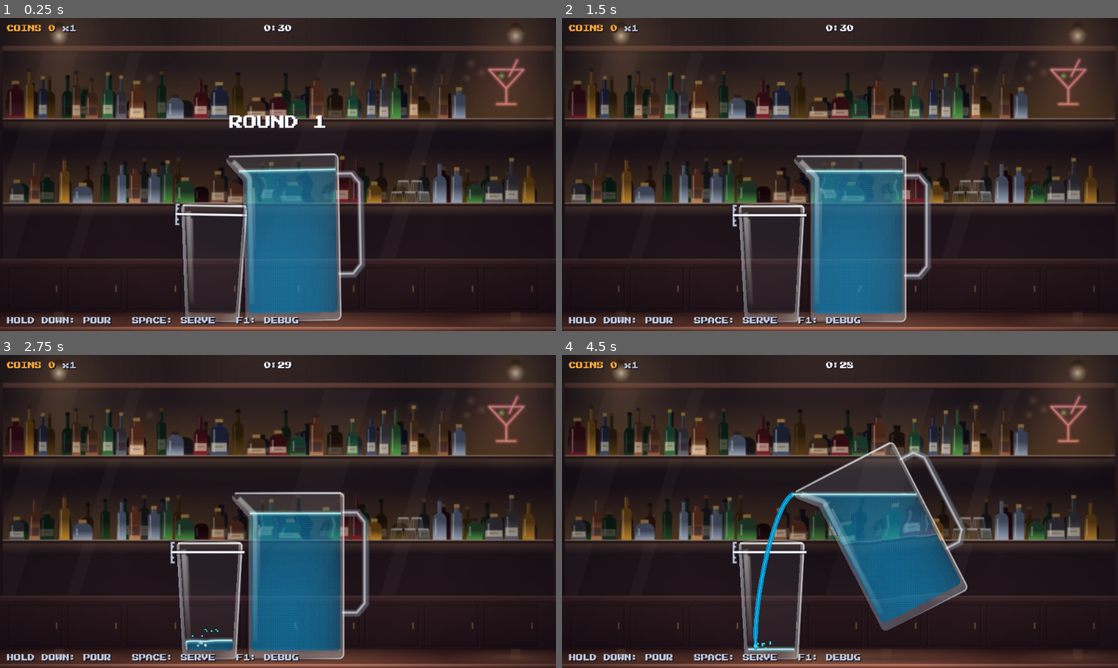
Above: before the commit, frames 1-4 (two rows, left to right).
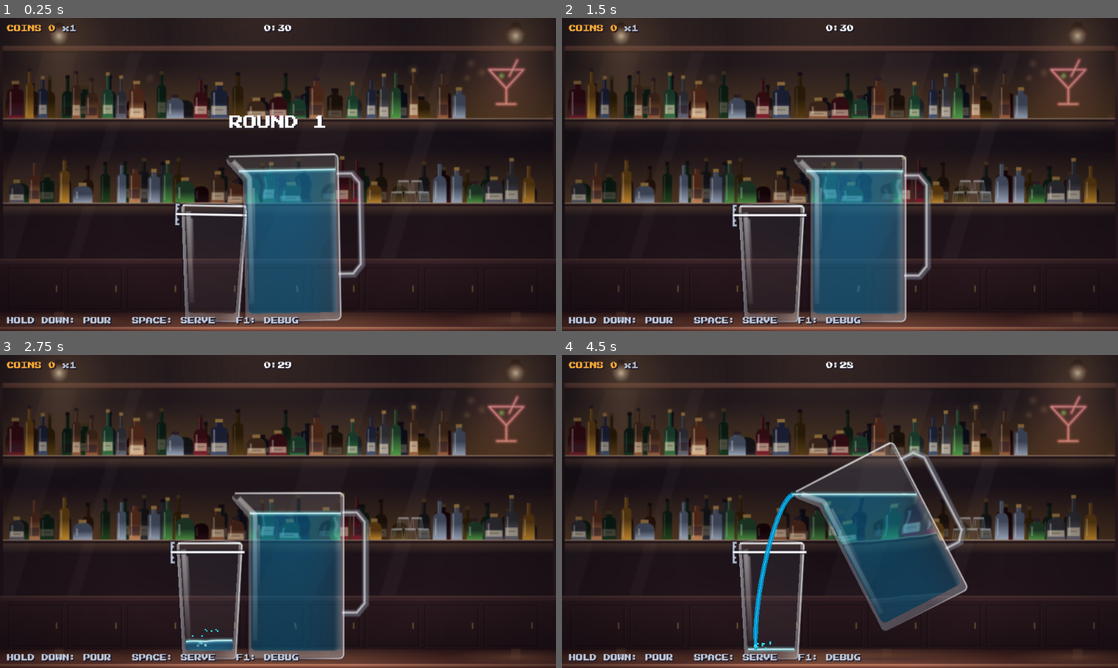
Above: after the commit, the same moments.

Repository: mihai-molnar/pour-game
Game: Godot game, scene res://main.tscn
Same seed, same stepped clock (60 frames per second), same inputs: the game is played once before the commit and once after it.
Inputs:
- Up to frame 1 (0.25 s): no input
- Up to frame 2 (1.5 s): tap Space at 0.77 s; hold Down from 1.28 s (still down)
- Up to frame 3 (2.75 s): tap Space at 1.52 s; release Down at 2.03 s
- Up to frame 4 (4.5 s): tap Space at 3.02, 3.77 s; hold Down from 3.53 s (still down)

The runs differ from the first frame. In frame 1, 4.4% of the frame differs, in the area x 44-61%, y 48-95%; in frame 2, 4.4%; in frame 3, 5.3%, in the area x 33-62%, y 50-95%; in frame 4, 4.8%.

Commit message:
feat: see-through refracting liquid shader
Co-Authored-By: Claude Opus 5.5 <noreply@anthropic.com>

Diff:
--- a/drink_def.gd
+++ b/drink_def.gd
@@ -16,6 +16,11 @@
 @export var liquid_color := Color("0099db")
 ## Stream core, sparkles, drips.
 @export var liquid_highlight := Color("2ce8f5")
+## How much of the light behind the liquid it swallows per px of view path
+## (r, g, b): small for water (the bar shows through), large for wine.
+@export var liquid_absorb := Vector3(0.010, 0.004, 0.002)
+## How much liquid_color the liquid gives off by itself (so clear water still reads blue).
+@export_range(0.0, 1.0) var liquid_scatter := 0.35
 
 @export_group("Glass")
 @export var glass_interior := PackedVector2Array()
--- a/drinks/wine.tres
+++ b/drinks/wine.tres
@@ -8,6 +8,8 @@
 display_name = "Wine"
 liquid_color = Color(0.635294, 0.14902, 0.2, 1)
 liquid_highlight = Color(0.894118, 0.231373, 0.266667, 1)
+liquid_absorb = Vector3(0.017, 0.085, 0.075)
+liquid_scatter = 0.2
 glass_interior = PackedVector2Array(-14, -26, 14, -26, 19, -28, 22, -32, 23, -40, 24, -52, 24, -62, 23, -72, 21, -84, 18, -96, -18, -96, -21, -84, -23, -72, -24, -62, -24, -52, -23, -40, -22, -32, -19, -28)
 glass_outer = PackedVector2Array(-14, 0, 14, 0, 14, -2, 2, -4, 2, -22, 16, -24, 21, -26, 24, -30, 25, -40, 26, -52, 26, -62, 25, -72, 23, -84, 20, -96, -20, -96, -23, -84, -25, -72, -26, -62, -26, -52, -25, -40, -24, -30, -21, -26, -16, -24, -2, -22, -2, -4, -14, -2)
 fill_fraction = 0.53
--- a/glass.gd
+++ b/glass.gd
@@ -86,9 +86,10 @@
 		lo = lo.min(p)
 		hi = hi.max(p)
 	_mat.set_shader_parameter("tint", d.liquid_color)
+	_mat.set_shader_parameter("absorb", d.liquid_absorb)
+	_mat.set_shader_parameter("scatter", d.liquid_scatter)
 	_mat.set_shader_parameter("center_x", (lo.x + hi.x) * 0.5)
 	_mat.set_shader_parameter("half_width", (hi.x - lo.x) * 0.5)
-	_mat.set_shader_parameter("highlight_x", lo.x + 4.0)
 	target = d.fill_fraction * capacity
 	_target_y = level_for(target)
 	reset()
@@ -439,10 +440,11 @@
 		if surface.size() >= 2:
 			ci.draw_polyline(surface, Color(def.liquid_highlight.lerp(Palette.WHITE, 0.5), 0.3), 1.8, true)
 			ci.draw_polyline(surface, Color(def.liquid_highlight.lerp(Palette.WHITE, 0.75), 0.9), 0.45, true)
+	var fizz := def.liquid_highlight.lerp(Palette.WHITE, 0.6)
 	for b in _bubbles:
 		var at := Vector2(b.x, b.y)
-		ci.draw_circle(at, 0.55, Color(Palette.WHITE, 0.18))
-		ci.draw_arc(at, 0.55, 0.0, TAU, 10, Color(Palette.WHITE, 0.6), 0.22, true)
+		ci.draw_circle(at, 0.55, Color(fizz, 0.15))
+		ci.draw_arc(at, 0.55, 0.0, TAU, 10, Color(fizz, 0.5), 0.22, true)
 
 	# Light: streaks down the inside of the left wall, a rim of light on the right, the rim on top.
 	var top := box.position.y
--- a/liquid.gdshader
+++ b/liquid.gdshader
@@ -1,56 +1,53 @@
 shader_type canvas_item;
 
-// Liquid seen through a glass wall, rendered at native pixel resolution.
-// The background is sampled from the screen with a lens + wobble offset
-// (whole pixels only, so it stays crisp), then tinted by how much liquid
-// the view ray crosses (thicker in the middle of a round vessel).
+// Liquid seen through a glass wall. The bar behind it is sampled from the
+// screen, bent the way a liquid-filled cylinder bends it (a lens that
+// magnifies toward the middle, strongest near the walls, wobbling while the
+// surface moves), then tinted by how much liquid the eye looks through
+// (Beer-Lambert absorption: thickest across the middle of a round vessel,
+// a little deeper toward the bottom), plus the colour the liquid gives off by
+// itself. Smooth: no pixel rounding, no dithering.
 
-uniform sampler2D screen_tex : hint_screen_texture, filter_nearest;
+uniform sampler2D screen_tex : hint_screen_texture, filter_linear;
+// Look, per drink (set by the vessel scripts from the DrinkDef).
 uniform vec4 tint : source_color = vec4(0.0, 0.6, 0.86, 1.0);
-uniform float tint_strength : hint_range(0.0, 1.0) = 0.5;
-uniform float refraction_px = 1.0;
-uniform float lens_strength : hint_range(-1.0, 1.0) = 0.3;
-// 0 = smooth tint; otherwise the tint is quantized to this many steps with ordered dithering
-uniform float dither_levels = 4.0;
-uniform vec4 highlight : source_color = vec4(1.0);
-uniform float highlight_strength : hint_range(0.0, 1.0) = 0.45;
+uniform vec3 absorb = vec3(0.010, 0.004, 0.002);  // per px of view path, per channel
+uniform float scatter : hint_range(0.0, 1.0) = 0.35;
+// Look, per vessel (in the materials in main.tscn).
+uniform float lens_strength : hint_range(0.0, 1.0) = 0.35;
+uniform float wobble_px = 0.6;
+uniform float edge_glow : hint_range(0.0, 1.0) = 0.2;
 
-// Geometry in the vessel's local pixels, set by the vessel script.
+// Geometry in the vessel's local px, set by the vessel script.
 uniform float center_x = 0.0;
 uniform float half_width = 19.0;
 uniform float surface_y = 0.0;
-uniform float highlight_x = -15.0;
 
 varying vec2 local_pos;
-varying vec2 axis_x; // local +x expressed in screen pixels (handles rotation)
-
-const float BAYER[16] = float[16](0.0, 8.0, 2.0, 10.0, 12.0, 4.0, 14.0, 6.0, 3.0, 11.0, 1.0, 9.0, 15.0, 7.0, 13.0, 5.0);
 
 void vertex() {
 	local_pos = VERTEX;
-	axis_x = (CANVAS_MATRIX * MODEL_MATRIX * vec4(1.0, 0.0, 0.0, 0.0)).xy;
 }
 
 void fragment() {
-	vec2 p = floor(local_pos) + 0.5;
+	vec2 p = local_pos;
 	float rel = clamp((p.x - center_x) / half_width, -1.0, 1.0);
-	float thickness = sqrt(1.0 - rel * rel);
+	float chord = sqrt(max(1.0 - rel * rel, 0.0));
+	float path = 2.0 * half_width * chord;
+	float depth = clamp((p.y - surface_y) / 70.0, 0.0, 1.0);
 
+	// A shift along the vessel's own x axis (it may be tilted), turned into a
+	// screen-UV offset with the local -> screen derivatives, so it holds at any
+	// window size, zoom or rotation.
 	float wobble = sin(p.y * 0.55 + TIME * 2.4) * 0.6 + sin(p.y * 0.21 + p.x * 0.3 - TIME * 1.1) * 0.4;
-	float shift = (center_x - p.x) * lens_strength + wobble * refraction_px;
-	vec2 offset = round(axis_x * shift);
-	vec3 behind = texture(screen_tex, SCREEN_UV + offset * SCREEN_PIXEL_SIZE).rgb;
+	float shift = (center_x - p.x) * lens_strength * (0.6 + 0.4 * rel * rel) + wobble * wobble_px;
+	mat2 to_local = mat2(dFdx(p), dFdy(p));
+	mat2 to_uv = mat2(dFdx(SCREEN_UV), dFdy(SCREEN_UV));
+	vec2 uv = SCREEN_UV + to_uv * inverse(to_local) * vec2(shift, 0.0);
+	vec3 behind = textureLod(screen_tex, uv, 0.0).rgb;
 
-	float depth = clamp((p.y - surface_y) / 70.0, 0.0, 1.0);
-	float amount = tint_strength * mix(0.55, 1.0, thickness) * mix(0.85, 1.15, depth);
-	if (dither_levels > 0.0) {
-		ivec2 q = ivec2(mod(FRAGCOORD.xy, 4.0));
-		float threshold = (BAYER[q.y * 4 + q.x] + 0.5) / 16.0;
-		amount = floor(amount * dither_levels + threshold) / dither_levels;
-	}
-	vec3 col = mix(behind, tint.rgb, clamp(amount, 0.0, 1.0));
-	if (abs(p.x - highlight_x) < 0.6) {
-		col = mix(col, highlight.rgb, highlight_strength);
-	}
+	vec3 trans = exp(-absorb * path * mix(1.0, 1.25, depth));
+	vec3 col = behind * trans + tint.rgb * scatter * (0.5 + 0.5 * chord) * mix(1.1, 0.8, depth);
+	col += vec3(smoothstep(0.86, 1.0, abs(rel)) * edge_glow);
 	COLOR = vec4(col, 1.0);
 }
--- a/main.tscn
+++ b/main.tscn
@@ -14,23 +14,15 @@
 
 [sub_resource type="ShaderMaterial" id="ShaderMaterial_glass"]
 shader = ExtResource("6_liquid")
-shader_parameter/tint = Color(0, 0.6, 0.858824, 1)
-shader_parameter/tint_strength = 0.5
-shader_parameter/refraction_px = 1.0
-shader_parameter/lens_strength = 0.3
-shader_parameter/dither_levels = 4.0
-shader_parameter/highlight = Color(1, 1, 1, 1)
-shader_parameter/highlight_strength = 0.45
+shader_parameter/lens_strength = 0.35
+shader_parameter/wobble_px = 0.6
+shader_parameter/edge_glow = 0.2
 
 [sub_resource type="ShaderMaterial" id="ShaderMaterial_pourer"]
 shader = ExtResource("6_liquid")
-shader_parameter/tint = Color(0, 0.6, 0.858824, 1)
-shader_parameter/tint_strength = 0.5
-shader_parameter/refraction_px = 1.0
-shader_parameter/lens_strength = 0.25
-shader_parameter/dither_levels = 4.0
-shader_parameter/highlight = Color(1, 1, 1, 1)
-shader_parameter/highlight_strength = 0.35
+shader_parameter/lens_strength = 0.3
+shader_parameter/wobble_px = 0.6
+shader_parameter/edge_glow = 0.15
 
 [node name="Main" type="Node2D"]
 script = ExtResource("1_main")
--- a/pourer.gd
+++ b/pourer.gd
@@ -96,10 +96,11 @@
 	var box := _bounds(interior)
 	var mat := _liquid.material as ShaderMaterial
 	mat.set_shader_parameter("tint", d.liquid_color)
+	mat.set_shader_parameter("absorb", d.liquid_absorb)
+	mat.set_shader_parameter("scatter", d.liquid_scatter)
 	mat.set_shader_parameter("center_x", box.get_center().x)
 	mat.set_shader_parameter("half_width", box.size.x * 0.5)
 	mat.set_shader_parameter("surface_y", 0.0)
-	mat.set_shader_parameter("highlight_x", box.position.x + 4.0)
 	reset()
 
 
--- a/tools/checks/check_glass.gd
+++ b/tools/checks/check_glass.gd
@@ -80,6 +80,9 @@
 	expect(glass.bracket_x() <= bulge - 2.0, "wine: the bracket clears the bowl's bulge (%.1f vs %.1f)" % [glass.bracket_x(), bulge])
 	_check_drawn_liquid(glass)
 	expect(_tint_clear(glass), "wine: wall tint polygons leave the bowl clear")
+	var mat := (glass.get_node("Liquid") as CanvasItem).material as ShaderMaterial
+	eq([mat.get_shader_parameter("tint"), mat.get_shader_parameter("absorb"), mat.get_shader_parameter("scatter")],
+		[wine.liquid_color, wine.liquid_absorb, wine.liquid_scatter], "wine: the liquid shader gets wine's look")
 
 
 ## What is drawn must match what is scored: a calm glass's liquid top sits
--- a/tools/checks/check_pourer.gd
+++ b/tools/checks/check_pourer.gd
@@ -62,6 +62,11 @@
 	_check_arrival(pourer, water)
 	_check_wine(pourer, glass, wine)
 	_check_drawable_liquid(pourer, water, wine)
+	for d: DrinkDef in [water, wine]:
+		pourer.setup(d)
+		var mat := (pourer.get_node("Liquid") as CanvasItem).material as ShaderMaterial
+		eq([mat.get_shader_parameter("tint"), mat.get_shader_parameter("absorb"), mat.get_shader_parameter("scatter")],
+			[d.liquid_color, d.liquid_absorb, d.liquid_scatter], "%s: the pourer's liquid shader gets the drink's look" % d.id)
 
 
 ## Clipping the interior at the surface can leave sub-pixel slivers where the
